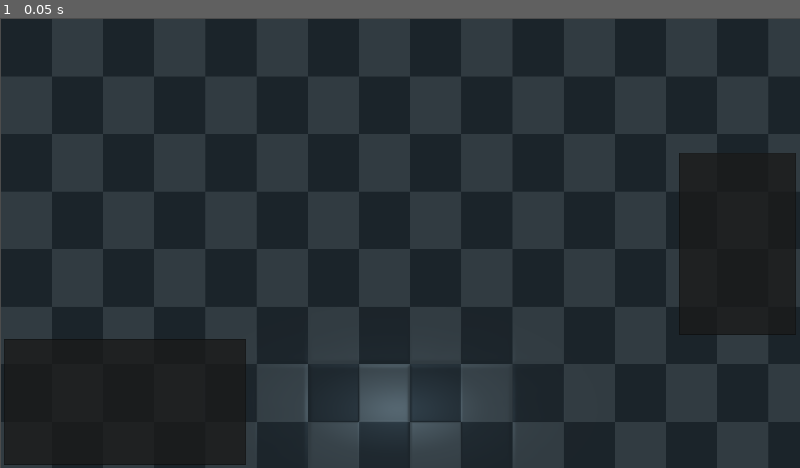
Above: before the commit, frame 1.
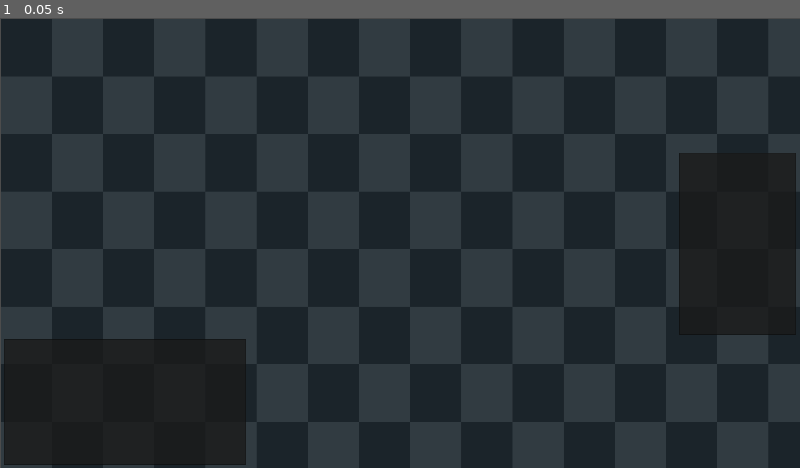
Above: after the commit, the same moment.

Repository: mhogar/CardGameEngine
Game: Godot game, scene res://core/game/Game.tscn
Two runs of this game, one before a commit and one after it. Both use one fixed random seed, a clock stepped at 60 frames per second and the inputs below. This scene is started directly instead of the project's main scene.
Inputs:
- Up to frame 1 (0.05 s): no input

The runs differ from the first frame. In frame 1, 0.7% of the frame differs, in the area x 38-58%, y 76-94%.

Commit message:
Remove human player from base Game scene

Diff:
--- a/core/game/Game.tscn
+++ b/core/game/Game.tscn
@@ -6,9 +6,7 @@
 [ext_resource path="res://core/gui/game/Scoreboard.tscn" type="PackedScene" id=4]
 [ext_resource path="res://assets/table_tile.png" type="Texture" id=5]
 [ext_resource path="res://assets/table_tile_n.png" type="Texture" id=6]
-[ext_resource path="res://core/players/HumanController.tscn" type="PackedScene" id=7]
 [ext_resource path="res://core/gui/menu/ReplayMenu.tscn" type="PackedScene" id=8]
-[ext_resource path="res://core/game/una/UnaPlayer.tscn" type="PackedScene" id=9]
 
 [node name="Game" type="Node2D"]
 position = Vector2( 960, 540 )
@@ -56,16 +54,6 @@
 
 [node name="Players" type="Node2D" parent="Table"]
 
-[node name="You" parent="Table/Players" instance=ExtResource( 9 )]
-position = Vector2( 0, 400 )
-
-[node name="Hand" parent="Table/Players/You/Decks" index="0"]
-is_face_up = true
-
-[node name="Controller" parent="Table/Players/You" instance=ExtResource( 7 )]
-
 [node name="Piles" type="Node2D" parent="Table"]
 
 [connection signal="play_again" from="CanvasLayer/ReplayMenu" to="." method="_on_ReplayMenu_play_again"]
-
-[editable path="Table/Players/You"]
--- a/core/game/una/Una.tscn
+++ b/core/game/una/Una.tscn
@@ -1,10 +1,11 @@
-[gd_scene load_steps=6 format=2]
+[gd_scene load_steps=7 format=2]
 
 [ext_resource path="res://core/game/una/Una.gd" type="Script" id=1]
 [ext_resource path="res://core/deck/Pile.tscn" type="PackedScene" id=2]
 [ext_resource path="res://core/game/una/UnaPlayer.tscn" type="PackedScene" id=3]
 [ext_resource path="res://core/game/Game.tscn" type="PackedScene" id=4]
 [ext_resource path="res://assets/light.png" type="Texture" id=5]
+[ext_resource path="res://core/players/HumanController.tscn" type="PackedScene" id=6]
 
 [node name="Una" instance=ExtResource( 4 )]
 script = ExtResource( 1 )
@@ -15,6 +16,14 @@
 texture = ExtResource( 5 )
 energy = 0.7
 range_height = 150.0
+
+[node name="You" parent="Table/Players" index="0" instance=ExtResource( 3 )]
+position = Vector2( 0, 400 )
+
+[node name="Hand" parent="Table/Players/You/Decks" index="0"]
+is_face_up = true
+
+[node name="Controller" parent="Table/Players/You" index="2" instance=ExtResource( 6 )]
 
 [node name="Player 2" parent="Table/Players" index="1" instance=ExtResource( 3 )]
 position = Vector2( 0, -400 )
Not shown: 1 places in core/game/Game.tscn that only renumber resources
